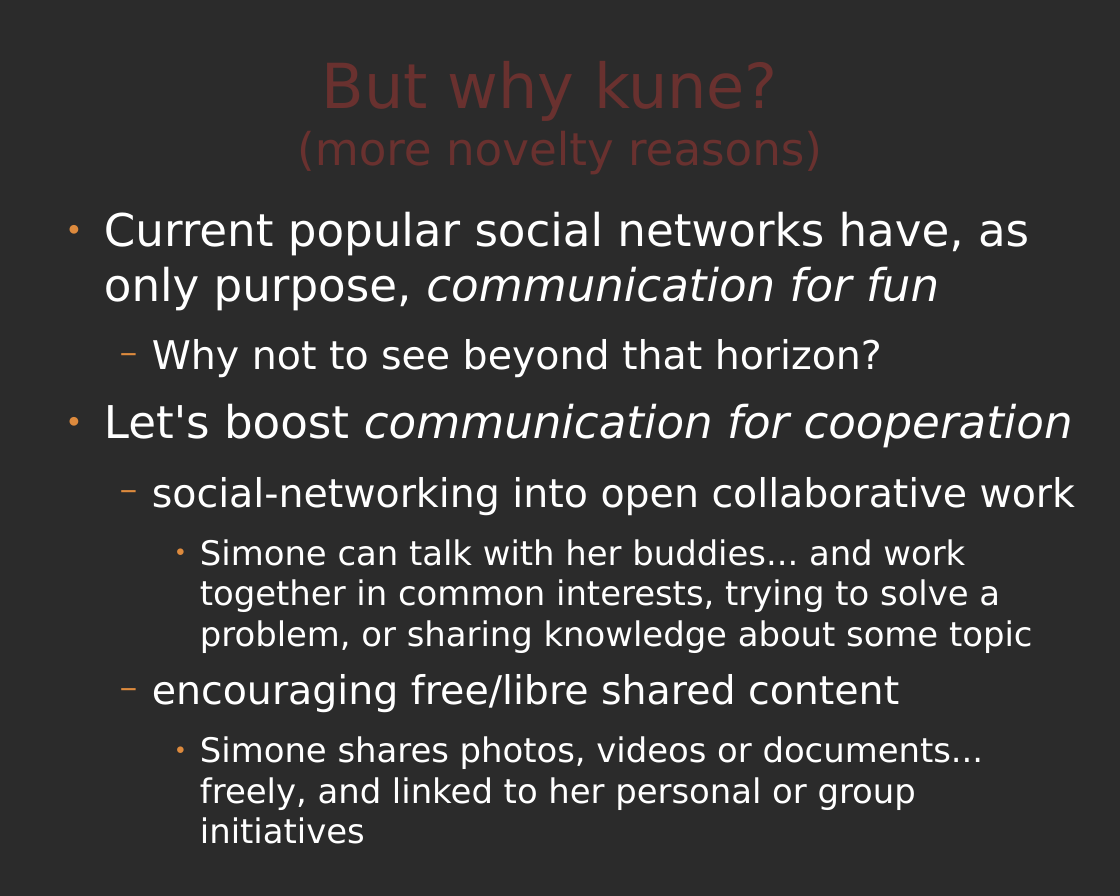
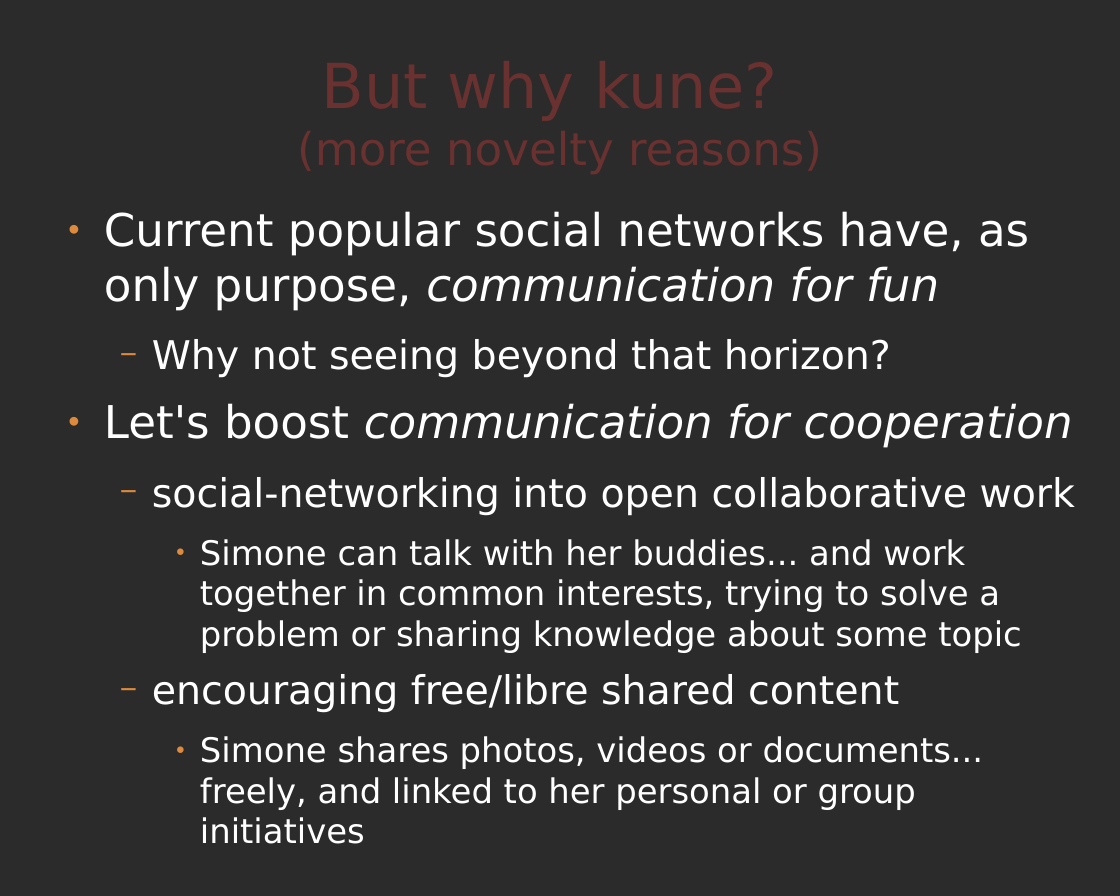
Before and after one commit to comunes/kune, a slide deck: slide 21 of doc/kune-ene-09.odp. Drawn at 1120x896 pixels with LibreOffice and Linux fonts; fonts in the diff are those of the drawing; background and template pictures are left out; a plain dark background stands for a picture behind light text. Boxes give left, top, right and bottom in pixels: in the first picture for what was removed or moved away, otherwise in the second. Text is boxed around its words. In the diff, an @@ line names an element or a change of style, - is before the commit and + after.

Commit message:
Changes made in slides 5, 7, 9, 10, 11, 13, 14, 16, 17, 20, 21 and 22

```diff
--- a/doc/kune-ene-09.odp
+++ b/doc/kune-ene-09.odp
@@ text at (152, 339, 891, 378): text changed @@
-  − Why not to see beyond that horizon?
+  − Why not seeing beyond that horizon?
@@ text at (200, 539, 1021, 653): text changed @@
-    ● Simone can talk with her buddies... and work together in common interests, trying to solve a problem, or sharing knowledge about some topic
+    ● Simone can talk with her buddies... and work together in common interests, trying to solve a problem or sharing knowledge about some topic
```
Also in this commit, not shown: 11 other slides changed.
